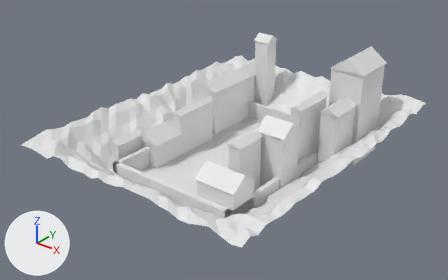
Renders of the glTF model levels/town_square/level.glb from each side of a commit.
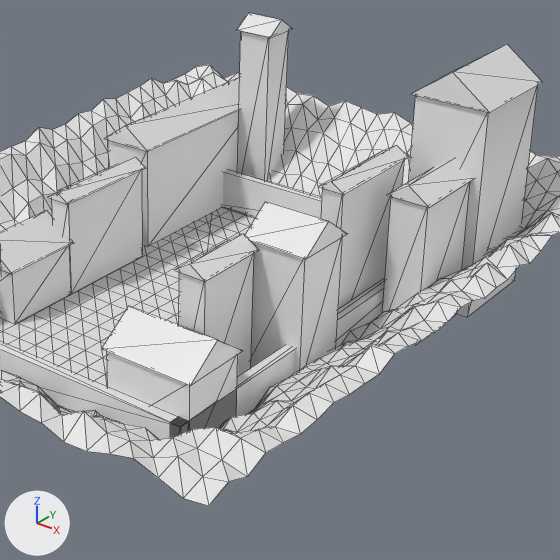
Each version appears first whole from a 50 mm lens placed at (72.1, -60.3, 61.0), pointed at (2.2, 27.1, 6.8), and next in a close-up on the part from 34% to 88% of the width and 10% to 97% of the height. Every picture has the same lights, and +X, +Y and +Z are marked at lower left. The last two pictures show the newer version. The close-ups show mesh edges as thin lines. Materials are left out; every surface is plain grey. Where no turn or scale is listed for an object, it has been applied to the vertices. Vertices at exactly the same position are counted once.

In view in the first close-up: 'Boundary_S', 'Building_01_Body', 'Building_03_Body', 'Building_06_Body', 'Building_07_Body', 'Building_08_Roof', 'Building_09_Body', 'Building_10_Body', 'Building_11_Body', 'Building_12_Body', 'Building_12_Roof', 'Ground', 'Terrain' and 13 more.
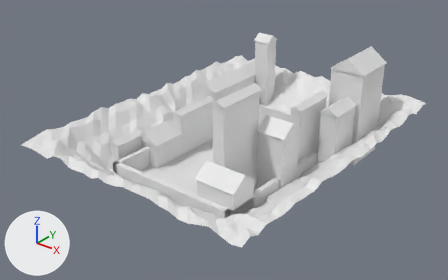
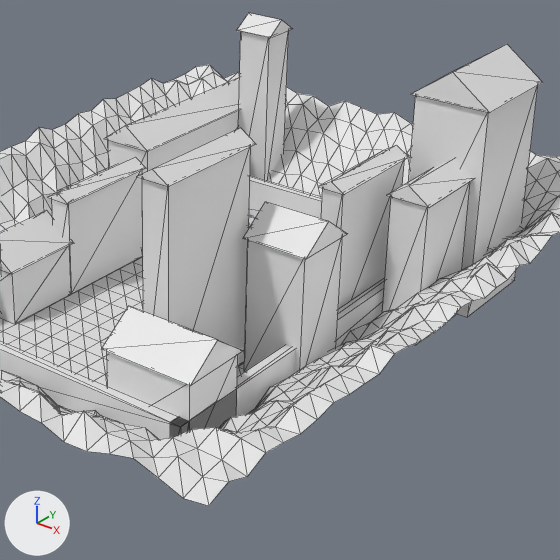
Diff of the bpy script that builds the scene:
```diff
--- a/levels/town_square/level.glb.py
+++ b/levels/town_square/level.glb.py
@@ me_building_12_body @@
 # used by ob_building_12_body; location = (11.75, 21.25, 0.0)
-me_building_12_body.from_pydata(...)  # 8 vertices, 12 faces; spans x -1.25..1.25, y -3.25..3.25, z 0.0..11.8
-me_building_12_body.vertices[0].co = (-1.25, -3.25, 0.0)
-me_building_12_body.vertices[1].co = (-1.25, -3.25, 11.8)
-me_building_12_body.vertices[2].co = (-1.25, 3.25, 0.0)
-me_building_12_body.vertices[3].co = (1.25, 3.25, 0.0)
-me_building_12_body.vertices[4].co = (-1.25, 3.25, 11.8)
-me_building_12_body.vertices[5].co = (1.25, -3.25, 11.8)
-me_building_12_body.vertices[6].co = (1.25, -3.25, 0.0)
-me_building_12_body.vertices[7].co = (1.25, 3.25, 11.8)  # pixel (254, 250)
+me_building_12_body.from_pydata(...)  # 8 vertices, 12 faces; spans x -1.25..1.25, y -5.25..5.25, z 0.0..19.8
+# me_building_12_body part 1
+me_building_12_body.vertices[0].co = (-1.25, -5.25, 0.0)
+me_building_12_body.vertices[1].co = (-1.25, -5.25, 19.8)
+me_building_12_body.vertices[2].co = (-1.25, 5.25, 0.0)
+me_building_12_body.vertices[3].co = (1.25, 5.25, 0.0)
+me_building_12_body.vertices[4].co = (-1.25, 5.25, 19.8)
+me_building_12_body.vertices[5].co = (1.25, -5.25, 19.8)
+me_building_12_body.vertices[6].co = (1.25, -5.25, 0.0)
+me_building_12_body.vertices[7].co = (1.25, 5.25, 19.8)
@@ me_building_12_roof @@
 # used by ob_building_12_roof; location = (11.75, 21.25, 11.8)
 # before: 0 (0.0, 3.55, 1.0) at pixel (243, 233), 1 (1.55, 3.55, 0.0) at pixel (259, 250), 2 (-1.55, 3.55, 0.0) at pixel (228, 240), 3 (0.0, -3.55, 1.0) at pixel (189, 264), 4 (-1.55, -3.55, 0.0) at pixel (173, 270)
 # before: 5 (1.55, -3.55, 0.0) at pixel (205, 281)
-me_building_12_roof.from_pydata(...)  # 6 vertices, 8 faces; spans x -1.55..1.55, y -3.55..3.55, z 0.0..1.0
+me_building_12_roof.from_pydata(...)  # 6 vertices, 8 faces; spans x -1.55..1.55, y -5.55..5.55, z 0.0..1.0
+# me_building_12_roof part 2
+for i in [3, 4, 5]: me_building_12_roof.vertices[i].co += Vector((0.0, -2.0, 0.0))
+for i in [0, 1, 2]: me_building_12_roof.vertices[i].co += Vector((0.0, 2.0, 0.0))
@@ ob_building_12_body @@
 ob_building_12_body = bpy.data.objects.new('Building_12_Body', me_building_12_body)
-ob_building_12_body.location = (11.75, 21.25, 0.0)
+ob_building_12_body.location = (9.75, 21.25, 0.0)
@@ ob_building_12_roof @@
 ob_building_12_roof = bpy.data.objects.new('Building_12_Roof', me_building_12_roof)
-ob_building_12_roof.location = (11.75, 21.25, 11.8)
+ob_building_12_roof.location = (9.75, 21.25, 19.8)
```

Changed parts and their boxes (x1, y1, x2, y2) in the close-ups (560 x 560 px):
'Building_12_Body', reshaped, moved (45% wider, 77% taller): before (179, 254, 254, 377); after (142, 147, 251, 365)
'Building_12_Roof', reshaped, moved (40% wider, 25% taller): before (174, 234, 259, 281); after (137, 128, 256, 187)
'Building_01_Body', unchanged, covered by the edit: before (108, 111, 239, 246); after (108, 111, 239, 174)
